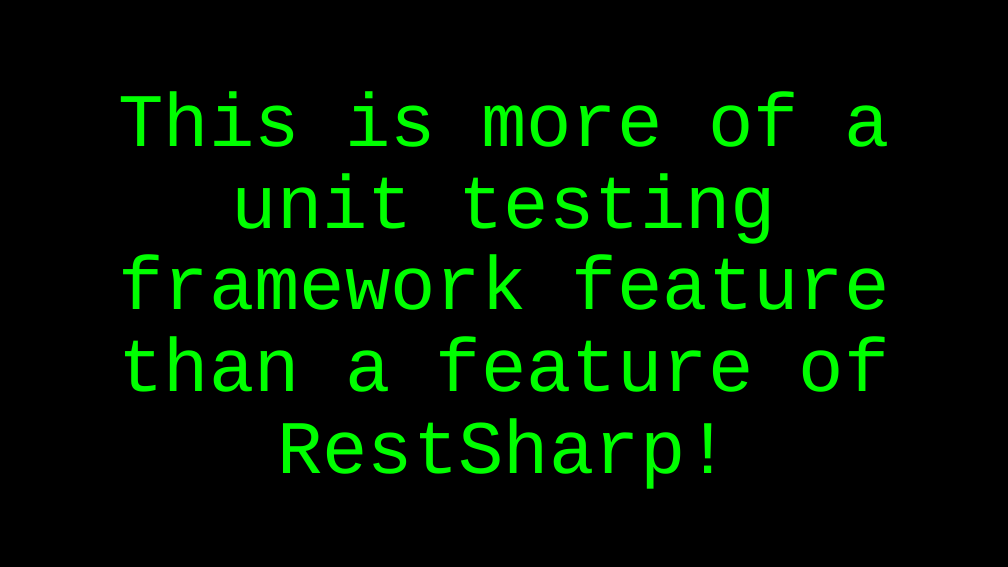
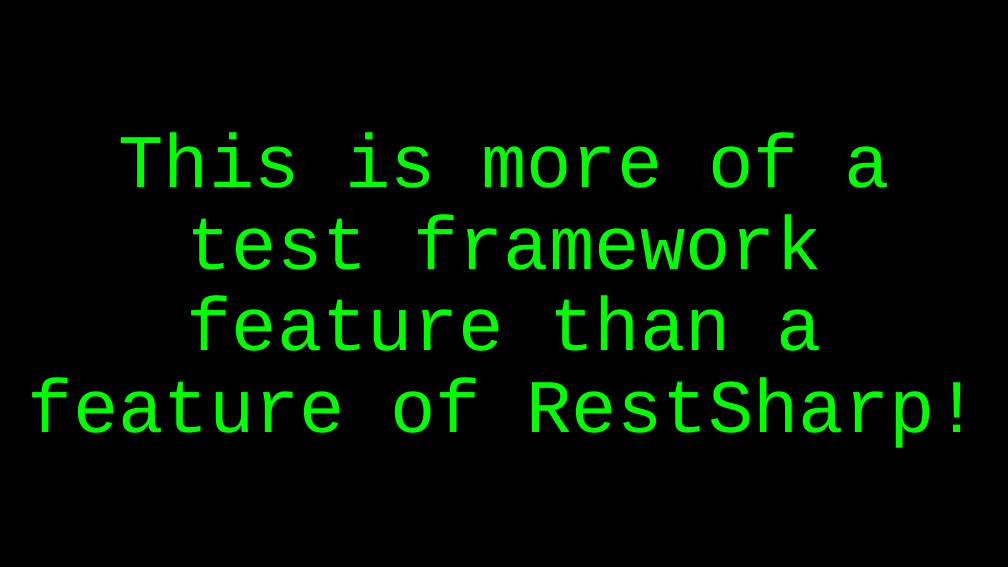
Before and after one commit to basdijkstra/restsharp-workshop, a slide deck: slide 39 of RestSharpWorkshop.pptx. Drawn at 1008x567 pixels with LibreOffice and Linux fonts; fonts in the diff are those of the drawing. Boxes give left, top, right and bottom in pixels: in the first picture for what was removed or moved away, otherwise in the second. Text is boxed around its words. In the diff, an @@ line names an element or a change of style, - is before the commit and + after.

Commit message:
Update slides with changes to TestCaseSource usage

```diff
--- a/RestSharpWorkshop.pptx
+++ b/RestSharpWorkshop.pptx
@@ title at <box>28,133,981,448</box>: text changed @@
-This is more of a unit testing framework feature than a feature of RestSharp!
+This is more of a test framework feature than a feature of RestSharp!
```
Also in this commit, not shown: 1 other slide changed, 2 other files.
